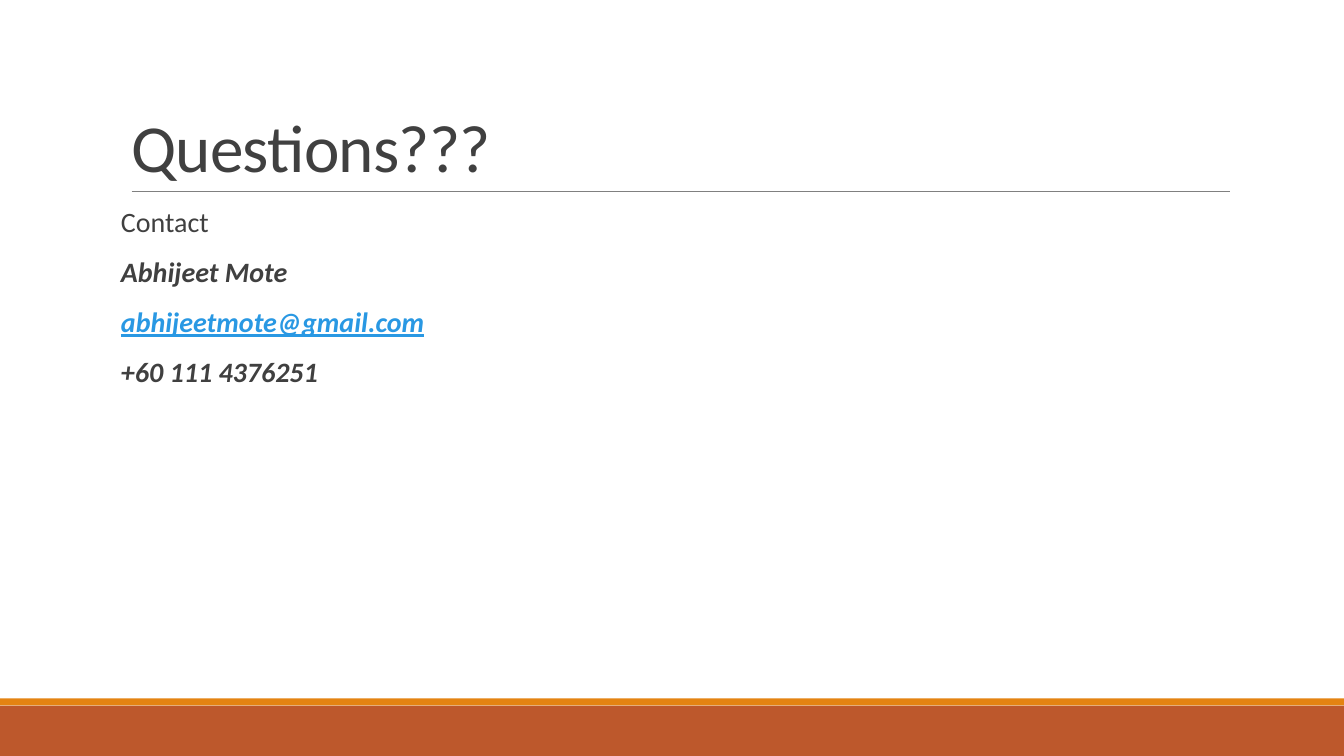
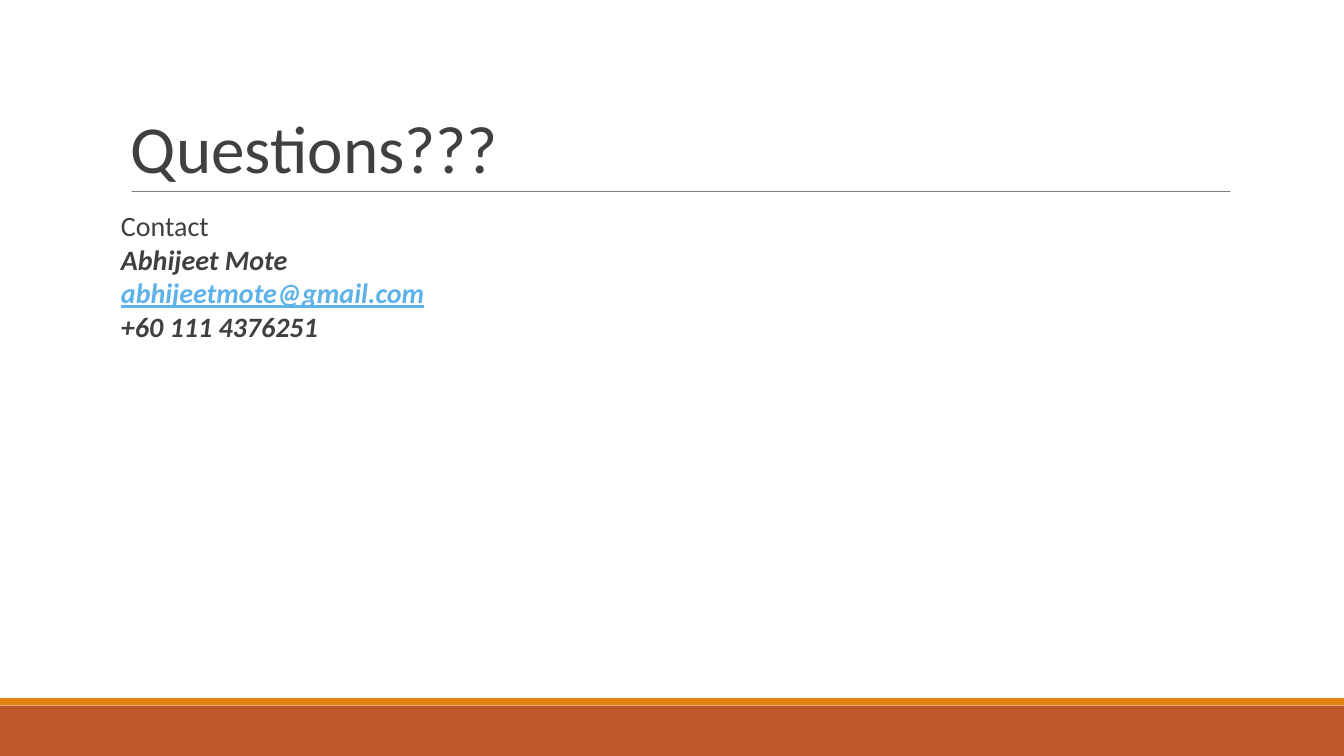
Before and after one commit to abhijeetmote/Dask_Introduction, a slide deck: slide 20 of Dask.pptx. Drawn at 1344x756 pixels with LibreOffice and Linux fonts; fonts in the diff are those of the drawing. Boxes give left, top, right and bottom in pixels: in the first picture for what was removed or moved away, otherwise in the second. Text is boxed around its words. In the diff, an @@ line names an element or a change of style, - is before the commit and + after.

```diff
--- a/Dask.pptx
+++ b/Dask.pptx
@@ text "Questions???" at box(131, 126, 498, 182): letter spacing -0.5 to 0 pt; line spacing 0.85 to 1 @@
@@ text "Contact" at box(121, 218, 424, 337): text colour #2998E3 to #5EB2EA in "abhijeetmote@gmail.com"; line spacing 0.9 to 1; less space between paragraphs @@
```
Also in this commit, not shown: 18 other slides changed.
